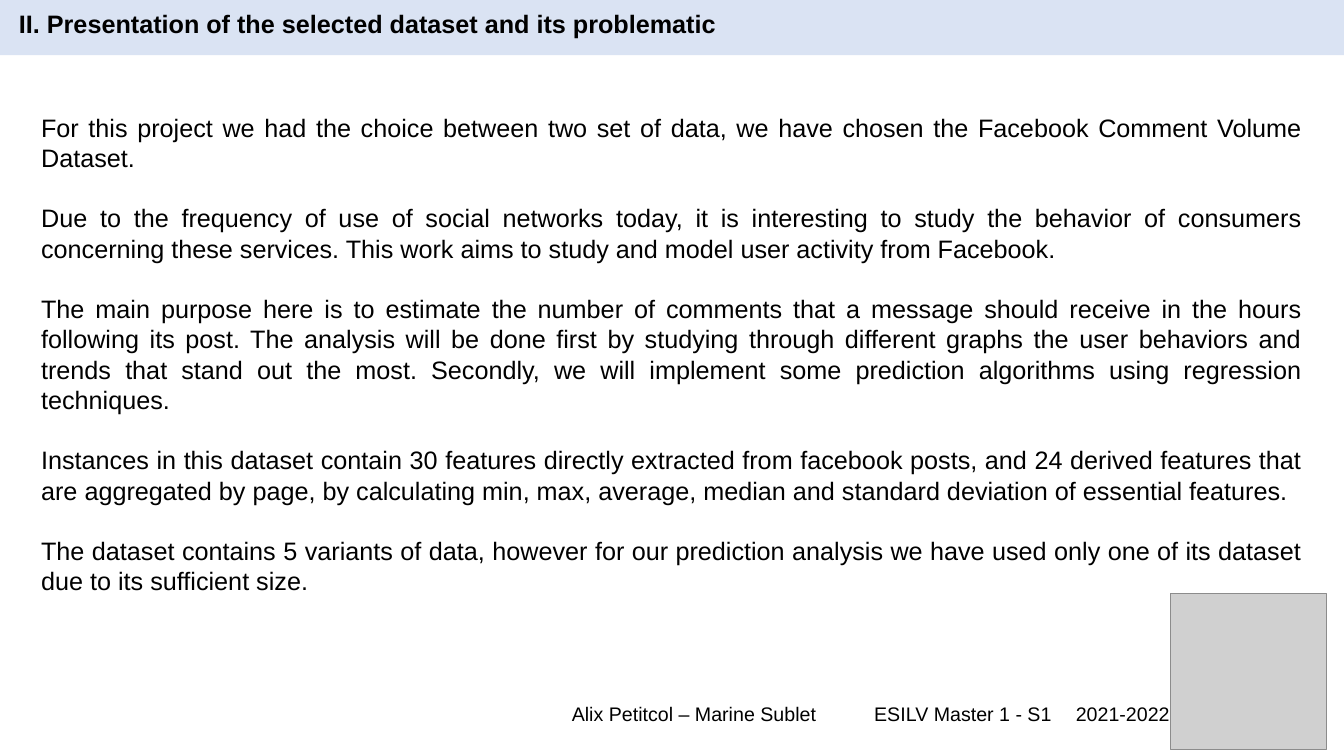
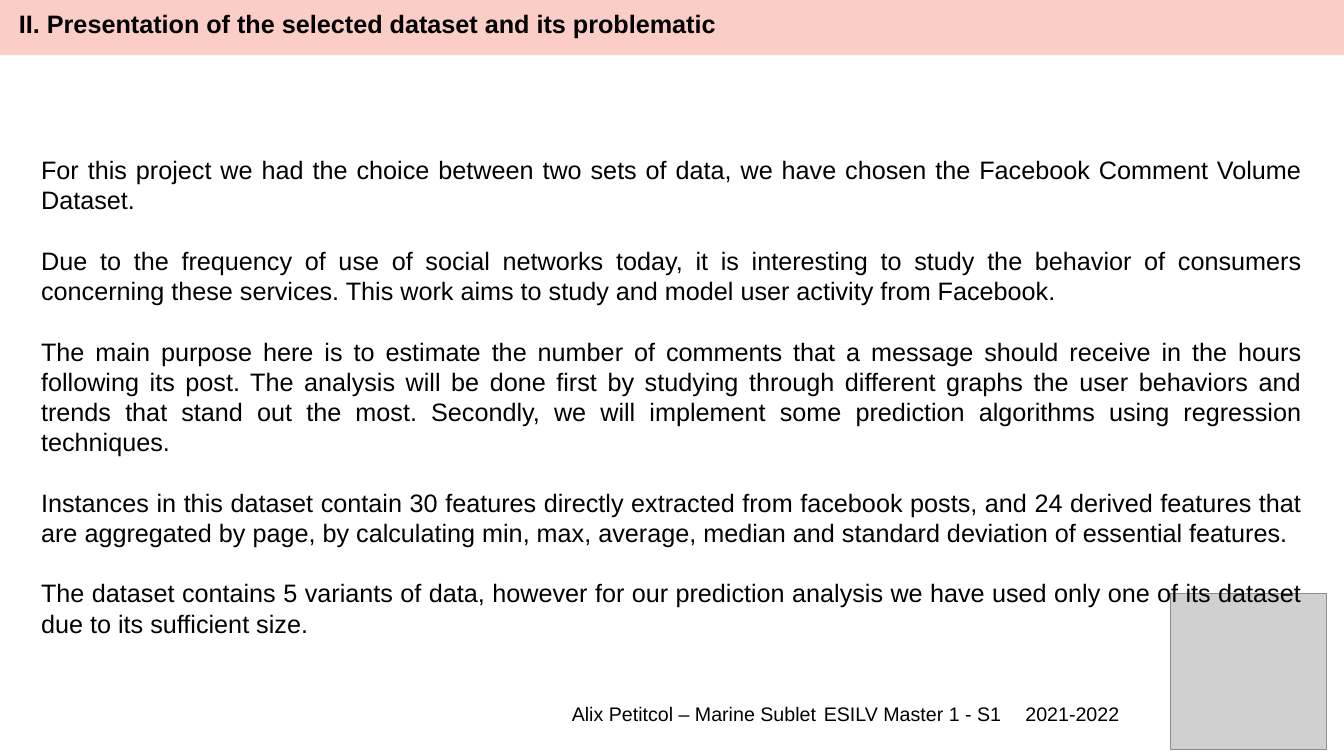
Before and after one commit to Alix-debug/Python-Project-Facebook-Comments, a slide deck: slide 4 of PythonProject.pptx. Drawn at 1344x756 pixels with LibreOffice and Linux fonts; fonts in the diff are those of the drawing; grey boxes stand for pictures; background and template pictures are left out. Boxes give left, top, right and bottom in pixels: in the first picture for what was removed or moved away, otherwise in the second. Text is boxed around its words. In the diff, an @@ line names an element or a change of style, - is before the commit and + after.

```diff
--- a/PythonProject.pptx
+++ b/PythonProject.pptx
@@ rectangle at <box>0,0,1344,55</box>: fill #DAE3F3 to #FBCDC7 @@
@@ text "For this project we had ...": place and size @@
-text "For this project we had ..." at <box>41,118,1301,591</box>
+text "For this project we had ..." at <box>41,160,1301,634</box>
@@ text at <box>41,160,1301,210</box>: text changed @@
-For this project we had the choice between two set of data, we have chosen the Facebook Comment Volume Dataset.
+For this project we had the choice between two sets of data, we have chosen the Facebook Comment Volume Dataset.
```
Also in this commit, not shown: 8 other slides changed.
